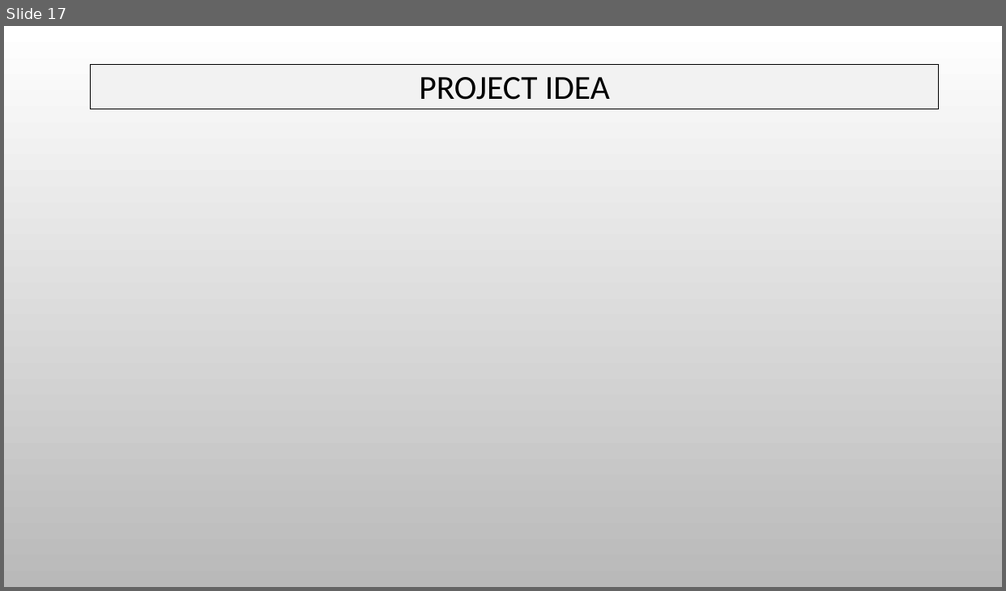
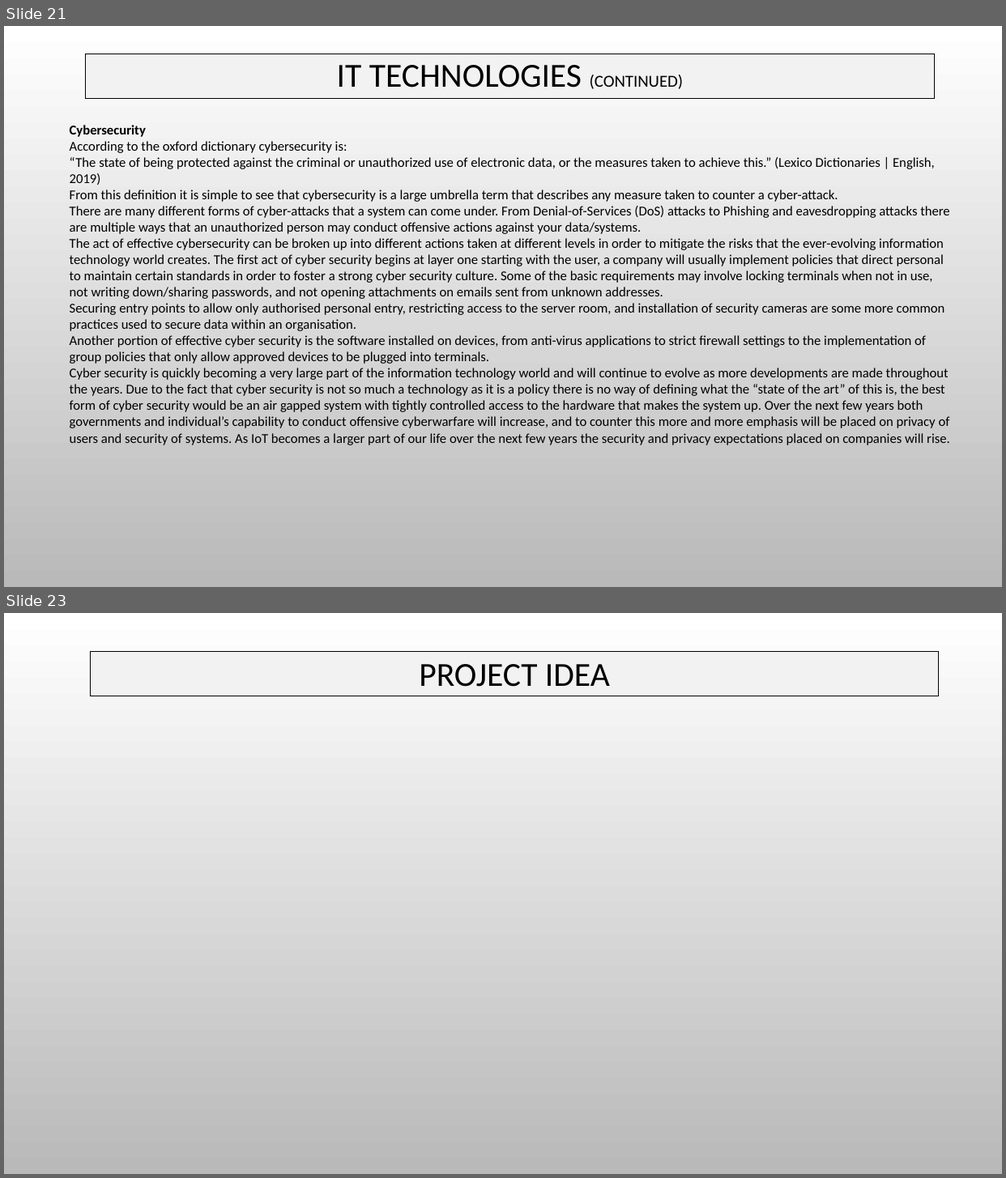
Before and after one commit to s3805194/Restless-Bolters, a slide deck: The Restless Bolters Assessment Report.pptx. Shown one above the other, each under a label of ours: slide 17 before the commit, slides 21 and 23 after it; the slides between them are not shown. The pictures are 1006x591 and 1006x1178 pixels, drawn with LibreOffice and Linux fonts; fonts in the diff are those of the drawing; background and template pictures are left out. Boxes give left, top, right and bottom in pixels: in the first picture for what was removed or moved away, otherwise in the second. Text is boxed around its words. In the diff, an @@ line names an element or a change of style, - is before the commit and + after.

```diff
--- a/The Restless Bolters Assessment Report.pptx
+++ b/The Restless Bolters Assessment Report.pptx
@@ slide 21 added at (4, 26, 1002, 587), background picture (left out) @@
@@ rectangle added at (86, 54, 934, 99), fill #F2F2F2, outline #000000 0.75 pt, 32.4 pt, text #000000 @@
+IT TECHNOLOGIES (CONTINUED)
@@ text added at (70, 125, 950, 446), 13 pt, text #000000 @@
+Cybersecurity
+According to the oxford dictionary cybersecurity is:
+“The state of being protected against the criminal or unauthorized use of electronic data, or the measures taken to achieve this.” (Lexico Dictionaries | English, 2019)
+From this definition it is simple to see that cybersecurity is a large umbrella term that describes any measure taken to counter a cyber-attack.
+There are many different forms of cyber-attacks that a system can come under. From Denial-of-Services (DoS) attacks to Phishing and eavesdropping attacks there are multiple ways that an unauthorized person may conduct offensive actions against your data/systems.
+The act of effective cybersecurity can be broken up into different actions taken at different levels in order to mitigate the risks that the ever-evolving information technology world creates. The first act of cyber security begins at layer one starting with the user, a company will usually implement policies that direct personal to maintain certain standards in order to foster a strong cyber security culture. Some of the basic requirements may involve locking terminals when not in use, not writing down/sharing passwords, and not opening attachments on emails sent from unknown addresses.
+Securing entry points to allow only authorised personal entry, restricting access to the server room, and installation of security cameras are some more common practices used to secure data within an organisation.
+Another portion of effective cyber security is the software installed on devices, from anti-virus applications to strict firewall settings to the implementation of group policies that only allow approved devices to be plugged into terminals.
+Cyber security is quickly becoming a very large part of the information technology world and will continue to evolve as more developments are made throughout the years. Due to the fact that cyber security is not so much a technology as it is a policy there is no way of defining what the “state of the art” of this is, the best form of cyber security would be an air gapped system with tightly controlled access to the hardware that makes the system up. Over the next few years both governments and individual’s capability to conduct offensive cyberwarfare will increase, and to counter this more and more emphasis will be placed on privacy of users and security of systems. As IoT becomes a larger part of our life over the next few years the security and privacy expectations placed on companies will rise.
@@ what was slide 17 is now slide 23 @@
```
Also in this commit, not shown: 7 slides changed, 9 other slides added, 1 slide removed.
